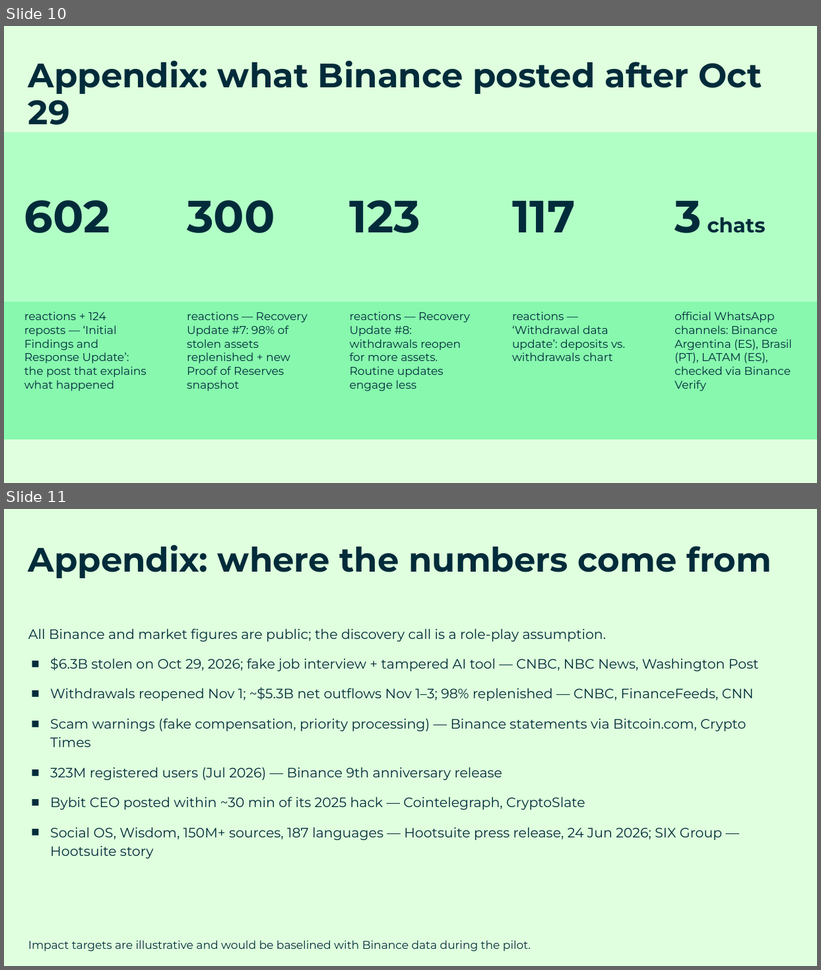
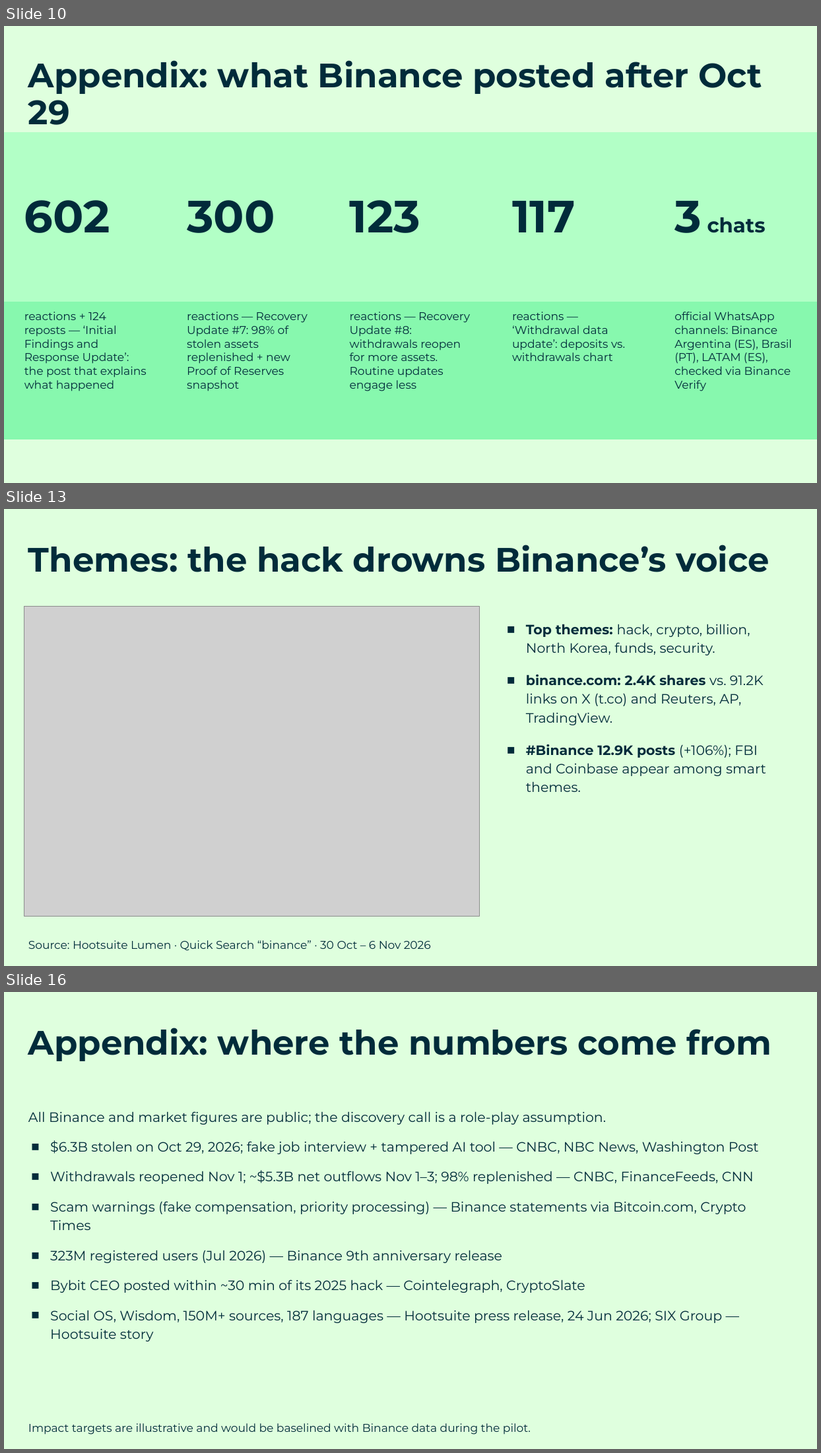
Before and after one commit to Hugocuau70/Entrevistas-de-trabajo, a slide deck: hootsuite-enterprise-ae-binance/deck/Hootsuite_x_Binance_LATAM_Value_Presentation_Diego_Cuauhtemoc.pptx. Shown one above the other, each under a label of ours: slides 10 and 11 before the commit, slides 10, 13 and 16 after it; the slides between them are not shown. The pictures are 821x970 and 821x1453 pixels, drawn with LibreOffice and Linux fonts; fonts in the diff are those of the drawing; grey boxes stand for pictures; background and template pictures are left out. Boxes give left, top, right and bottom in pixels: in the first picture for what was removed or moved away, otherwise in the second. Text is boxed around its words. In the diff, an @@ line names an element or a change of style, - is before the commit and + after.

```diff
--- a/hootsuite-enterprise-ae-binance/deck/Hootsuite_x_Binance_LATAM_Value_Presentation_Diego_Cuauhtemoc.pptx
+++ b/hootsuite-enterprise-ae-binance/deck/Hootsuite_x_Binance_LATAM_Value_Presentation_Diego_Cuauhtemoc.pptx
@@ slide 13 added at [4,509,817,966], background #DFFFDE @@
@@ text added at [28,545,769,572], 30 pt, text #012B3A, bold @@
+Themes: the hack drowns Binance’s voice
@@ picture added at [24,607,480,916] @@
@@ text added at [526,624,766,792], 12 pt, text #012B3A @@
+■ Top themes: hack, crypto, billion, North Korea, funds, security.
+■ binance.com: 2.4K shares vs. 91.2K links on X (t.co) and Reuters, AP, TradingView.
+■ #Binance 12.9K posts (+106%); FBI and Coinbase appear among smart themes.
@@ text added at [28,941,431,951], 10 pt, text #012B3A @@
+Source: Hootsuite Lumen · Quick Search “binance” · 30 Oct – 6 Nov 2026
@@ what was slide 11 is now slide 16 @@
```
Also in this commit, not shown: 4 other slides added, 10 other files.
